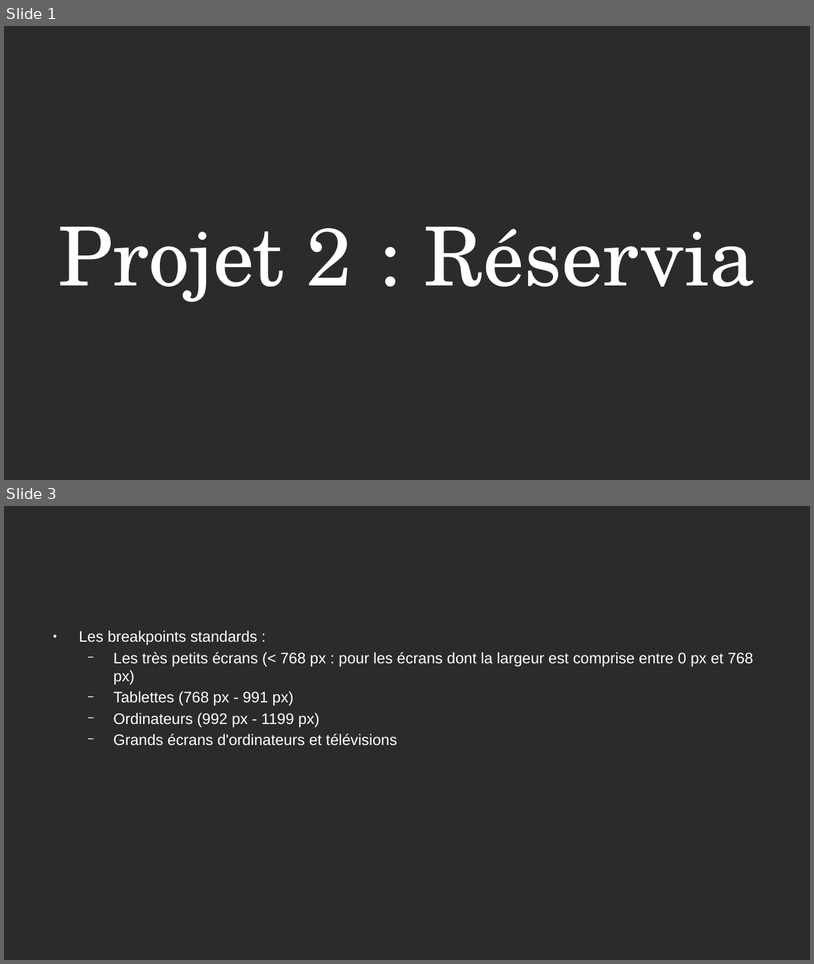
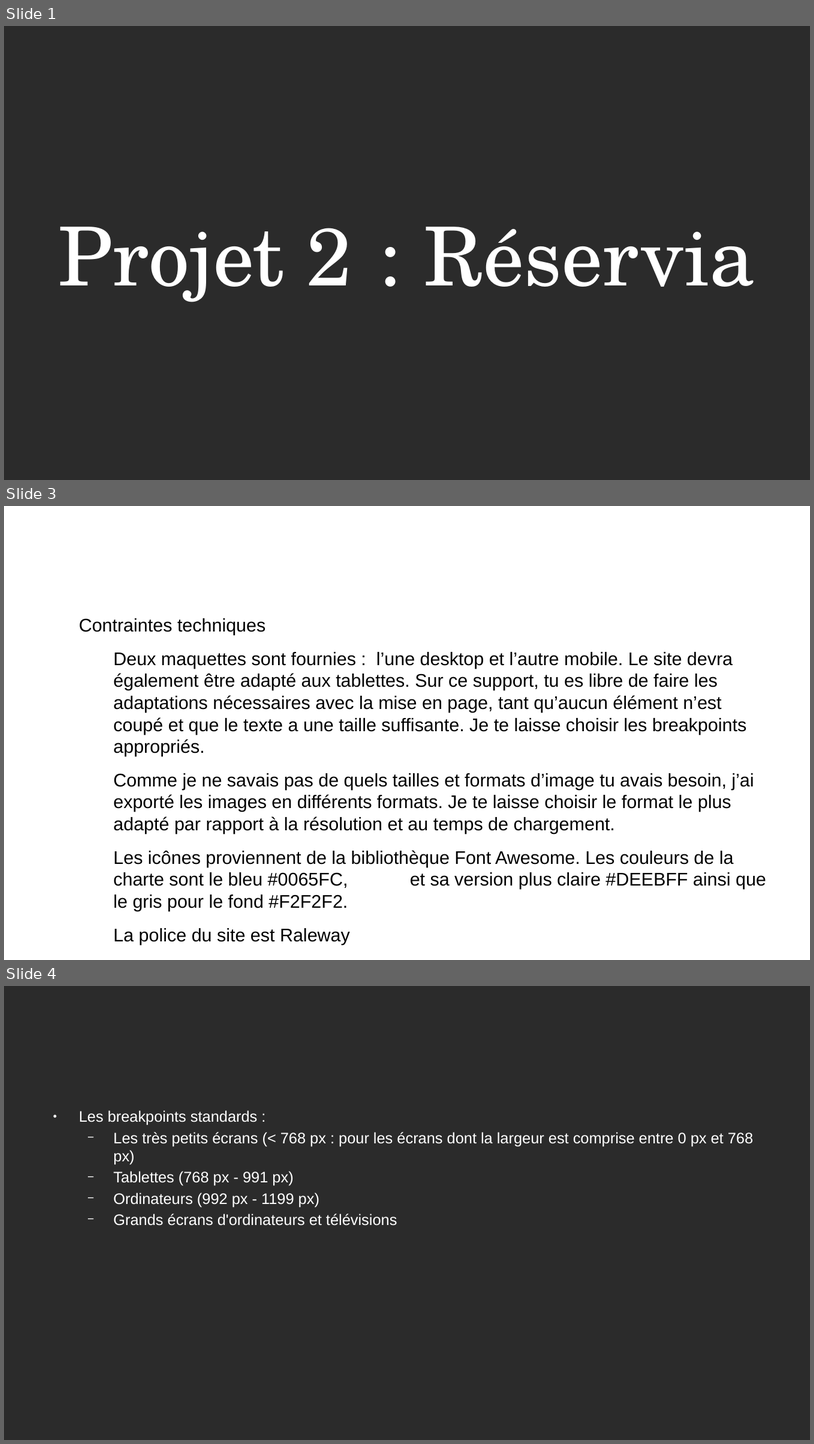
Before and after one commit to JF-Cotza/JosephCotza_2_20052021, a slide deck: Présentation-1.odp. Shown one above the other, each under a label of ours: slides 1 and 3 before the commit, slides 1, 3 and 4 after it; the slides between them are not shown. The pictures are 814x964 and 814x1444 pixels, drawn with LibreOffice and Linux fonts; fonts in the diff are those of the drawing; background and template pictures are left out; a plain dark background stands for a picture behind light text. Boxes give left, top, right and bottom in pixels: in the first picture for what was removed or moved away, otherwise in the second. Text is boxed around its words. In the diff, an @@ line names an element or a change of style, - is before the commit and + after.

```diff
--- a/Présentation-1.odp
+++ b/Présentation-1.odp
@@ slide 3 added at (4,506,810,960), background picture (left out) @@
@@ title added at (79,618,266,635), 44 pt, text #FFFFFF @@
+1b-Contraintes techniques
@@ text added at (113,652,767,911), 18 pt, text #000000 @@
+● Contraintes techniques
+  − Deux maquettes sont fournies : l’une desktop et l’autre mobile. Le site devra également être adapté aux tablettes. Sur ce support, tu es libre de faire les adaptations nécessaires avec la mise en page, tant qu’aucun élément n’est coupé et que le texte a une taille suffisante. Je te laisse choisir les breakpoints appropriés.
+  − Comme je ne savais pas de quels tailles et formats d’image tu avais besoin, j’ai exporté les images en différents formats. Je te laisse choisir le format le plus adapté par rapport à la résolution et au temps de chargement.
+  − Les icônes proviennent de la bibliothèque Font Awesome. Les couleurs de la charte sont le bleu #0065FC, et sa version plus claire #DEEBFF ainsi que le gris pour le fond #F2F2F2.
+  − La police du site est Raleway
@@ what was slide 3 is now slide 4 @@
```
Also in this commit, not shown: 1 slide changed, 6 other files.
